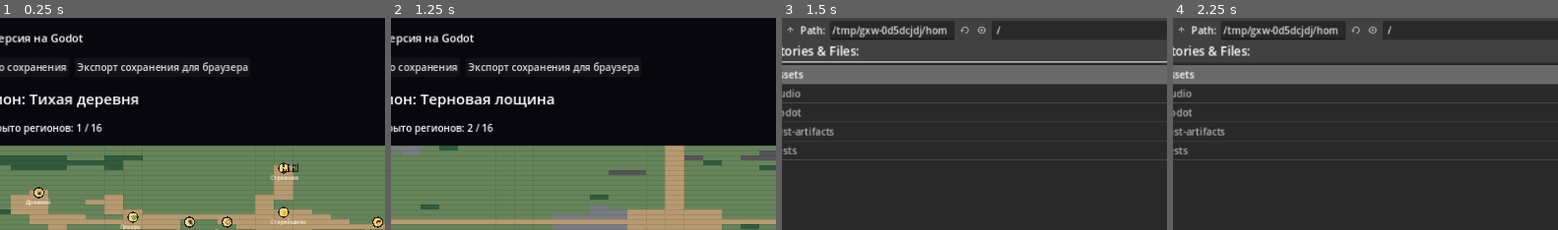
Above: before the commit, frames 1-4 (left to right).
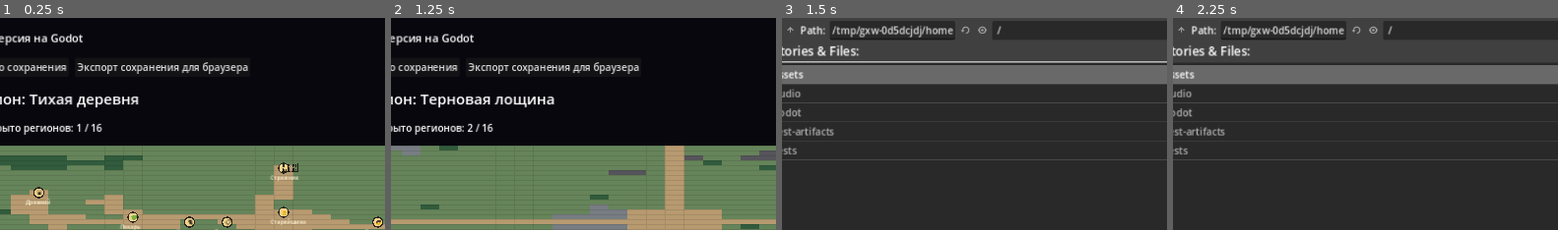
Above: after the commit, the same moments.

Repository: igor74r/magic-rpg-godot
Game: Godot game, scene res://godot/scenes/main.tscn
Two runs of this game, one before a commit and one after it. Both use one fixed random seed, a clock stepped at 60 frames per second and the inputs below.
Inputs (mouse positions are % of the whole screen's width and height, from its top left):
- Up to frame 1 (0.25 s): no input
- Up to frame 2 (1.25 s): click "Терновая лощина" at 0.5 s
- Up to frame 3 (1.5 s): click "Импорт браузерного сохранения" at 1.25 s
- Up to frame 4 (2.25 s): click (30, 64) at 2.02 s; type "12" at 2.1 s
The pictures show only the part of the screen within x 14-64%, y 9-59%; the shares and areas given below are measured in that part.

Frames 1-2 are identical in both runs. In frame 3, 0.1% of the frame differs, in the area x 42-58%, y 3-8%; in frame 4, 0.1%.

Commit message:
fix(world): validate legacy story flags without variant type errors

Diff:
--- a/godot/scripts/world_state.gd
+++ b/godot/scripts/world_state.gd
@@ -11,6 +11,10 @@
 const AchievementEngine = preload("res://godot/scripts/world_achievement_engine.gd")
 const DailyQuestEngine = preload("res://godot/scripts/world_daily_quest_engine.gd")
 const FactionEngine = preload("res://godot/scripts/world_faction_engine.gd")
+
+
+static func _is_literal_true(value: Variant) -> bool:
+	return value is bool and value
 
 
 static func create(seed: int = 1, legacy: bool = false) -> Dictionary:
@@ -136,11 +140,11 @@
 		var hero: Dictionary = hero_value
 		var hero_shards: Dictionary = hero.get("storyShards", {}) if hero.get("storyShards", {}) is Dictionary else {}
 		var world_shards: Dictionary = world.get("storyShards", {}) if world.get("storyShards", {}) is Dictionary else {}
-		var clean_shards := {"flame": hero_shards.get("flame", false) == true or world_shards.get("flame", false) == true, "ice": hero_shards.get("ice", false) == true or world_shards.get("ice", false) == true, "blood": hero_shards.get("blood", false) == true or world_shards.get("blood", false) == true}
+		var clean_shards := {"flame": _is_literal_true(hero_shards.get("flame", false)) or _is_literal_true(world_shards.get("flame", false)), "ice": _is_literal_true(hero_shards.get("ice", false)) or _is_literal_true(world_shards.get("ice", false)), "blood": _is_literal_true(hero_shards.get("blood", false)) or _is_literal_true(world_shards.get("blood", false))}
 		hero["storyShards"] = clean_shards.duplicate(true)
 		world["storyShards"] = clean_shards.duplicate(true)
 		var dragon_flags: Dictionary = world.get("storyDragons", {}) if world.get("storyDragons", {}) is Dictionary else {}
-		world["storyDragons"] = {"ash-herald": dragon_flags.get("ash-herald", false) == true, "ice-grasp": dragon_flags.get("ice-grasp", false) == true, "blood-crown": dragon_flags.get("blood-crown", false) == true}
+		world["storyDragons"] = {"ash-herald": _is_literal_true(dragon_flags.get("ash-herald", false)), "ice-grasp": _is_literal_true(dragon_flags.get("ice-grasp", false)), "blood-crown": _is_literal_true(dragon_flags.get("blood-crown", false))}
 		hero["riftBest"] = clampi(int(hero.get("riftBest", 0)), 0, 2147483647)
 		var clean_cleared: Array = []
 		var source_cleared: Variant = hero.get("riftClearedLocations", [])
